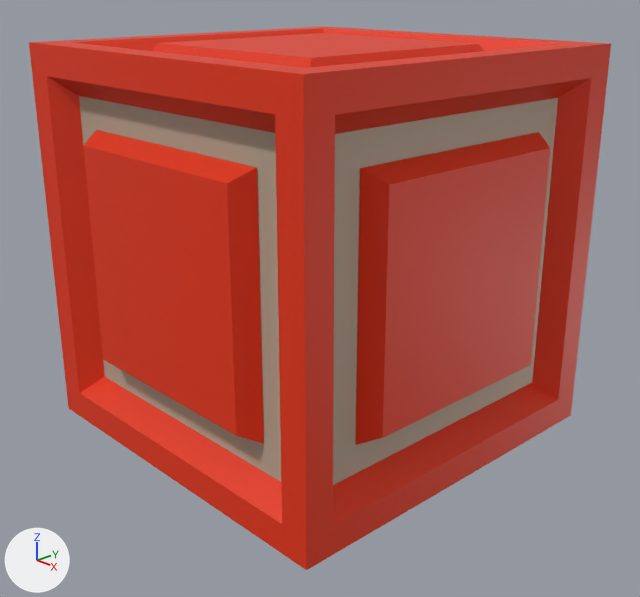
Renders of the Blender file Assets/_Models/Blend Files/Props/crate_red.blend from each side of a commit.
Camera for both pictures: a 50 mm camera at (3.27, -3.06, 2.58) aimed at (0.08, -0.06, 0.97). The lights are fixed; the arrows at lower left show +X, +Y and +Z.
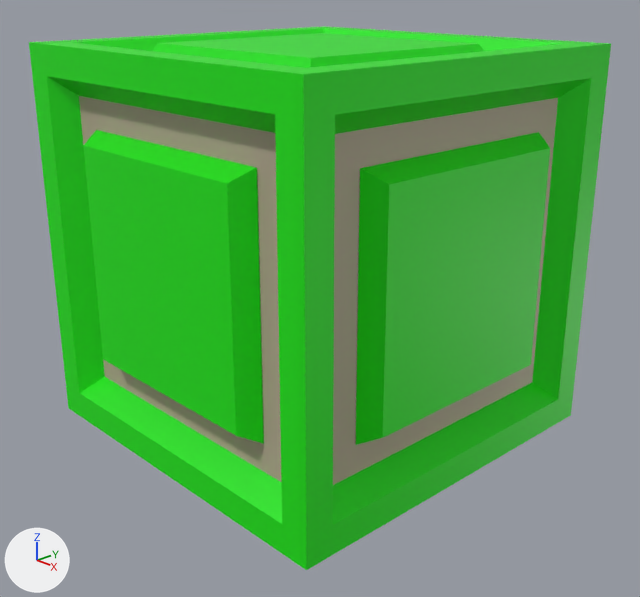
Diff of the bpy script that builds the scene:
```diff
--- a/Assets/_Models/Blend Files/Props/crate_red.blend.py
+++ b/Assets/_Models/Blend Files/Props/crate_red.blend.py
@@ mat_material @@
 mat_material = principled_material('Material')
-mat_material.base_color = (0.8, 0.0329, 0.001)  # orange #e73303
+mat_material.base_color = (0.00551, 0.8, 0.0)  # green #11e700
```

Location of each change, (x1, y1, x2, y2) in pixels of the pictures (640 x 597 px):
'Cube', recoloured: (29, 26, 611, 570) in both
